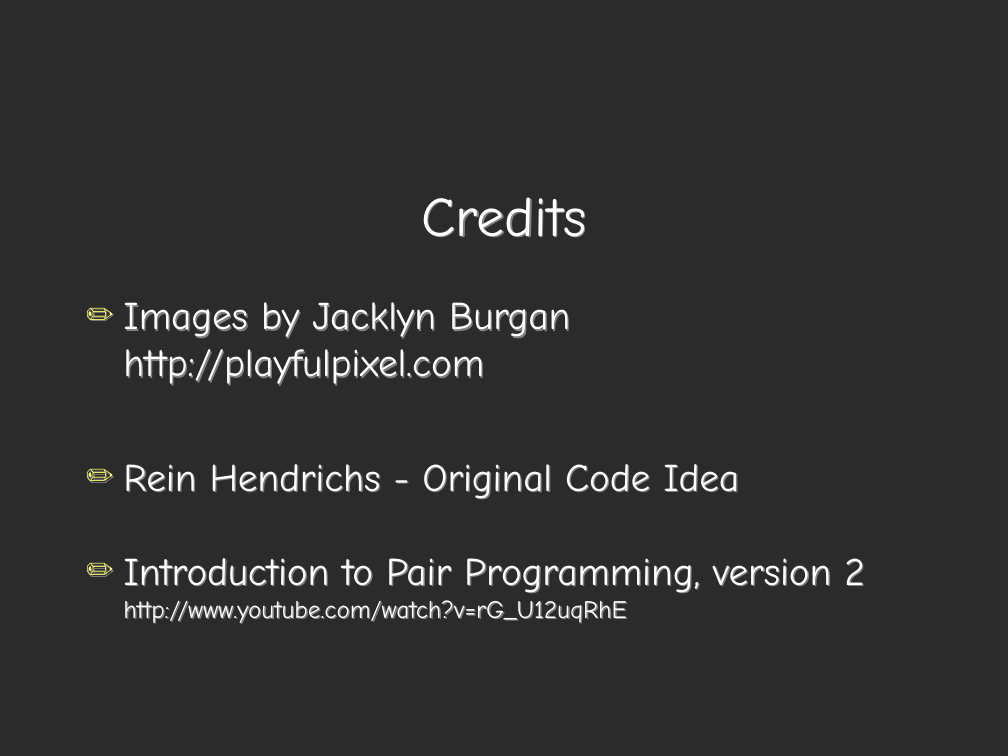
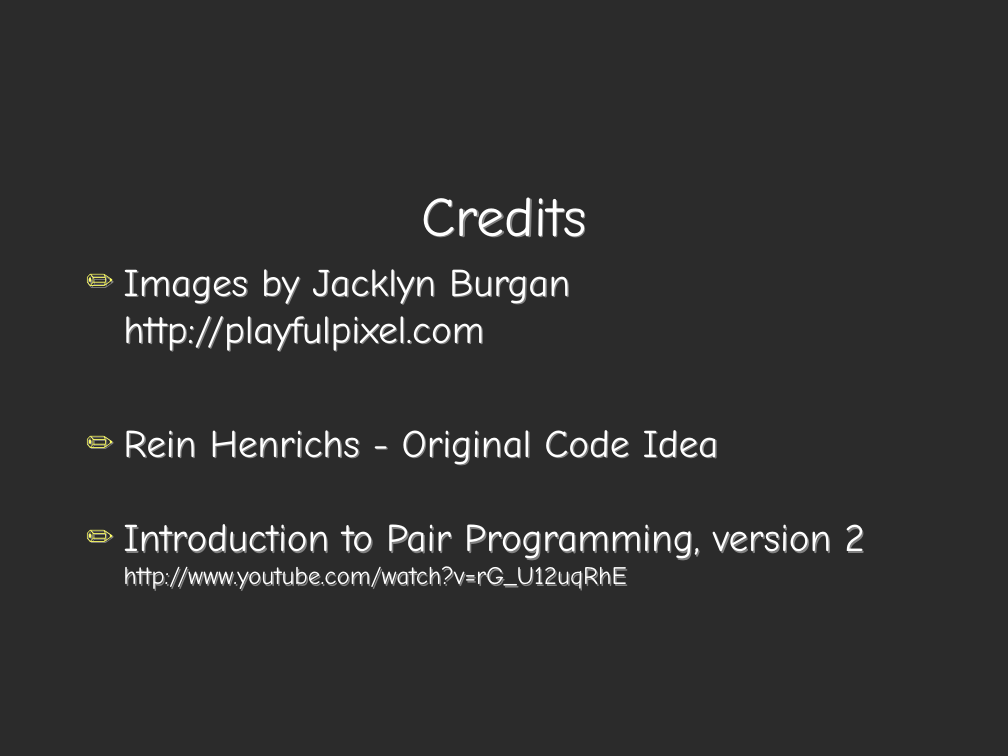
Before and after one commit to areinmeyer/rock_paper_scissors, a slide deck: slide 16 of atlrug_rock_paper_scissors.ppt. Drawn at 1008x756 pixels with LibreOffice and Linux fonts; fonts in the diff are those of the drawing; background and template pictures are left out; a plain dark background stands for a picture behind light text. Boxes give left, top, right and bottom in pixels: in the first picture for what was removed or moved away, otherwise in the second. Text is boxed around its words. In the diff, an @@ line names an element or a change of style, - is before the commit and + after.

Commit message:
Updated spelling error

```diff
--- a/atlrug_rock_paper_scissors.ppt
+++ b/atlrug_rock_paper_scissors.ppt
@@ text "Images by Jacklyn Burgan http://playfulpixel.com" moved from (x1=123, y1=302, x2=865, y2=624) to (x1=123, y1=269, x2=865, y2=591) @@
@@ text at (x1=123, y1=430, x2=719, y2=465): text changed @@
-✏ Rein Hendrichs - Original Code Idea
+✏ Rein Henrichs - Original Code Idea
```
